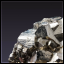
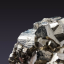
Two versions of the same layered image (w=64, h=64). Layer-by-layer changes:
removed layer "light" (was overlay, 55%) over (x1=1, y1=1, x2=63, y2=63)
removed layer "border" over (x1=0, y1=0, x2=64, y2=64)
